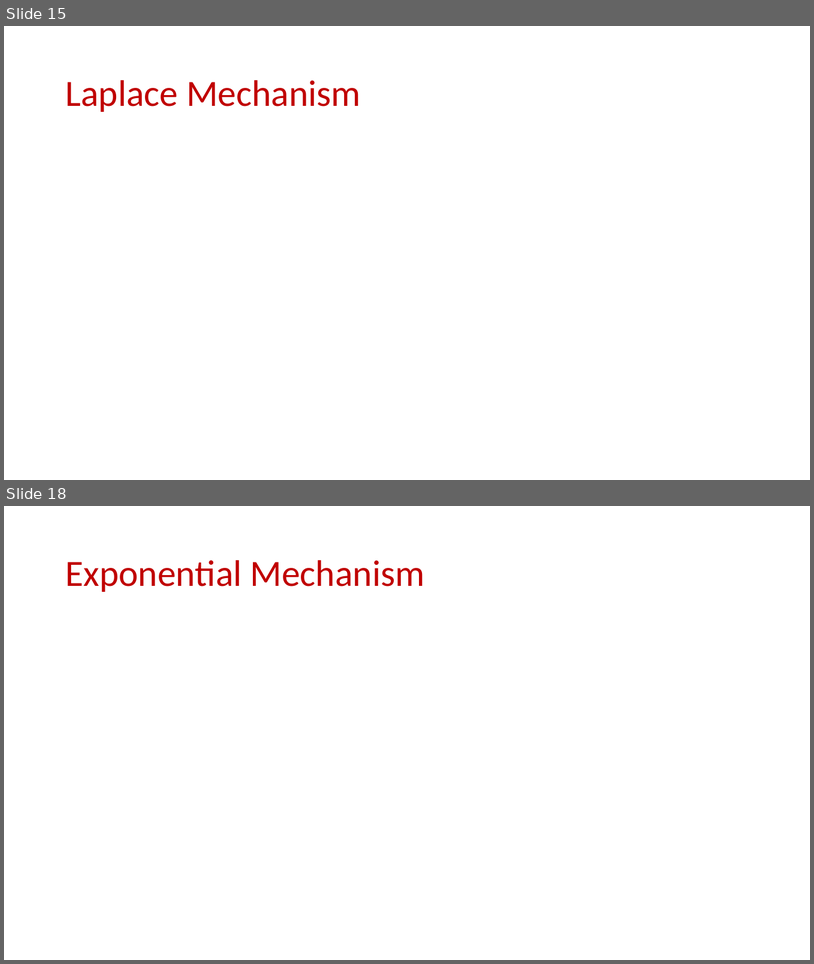
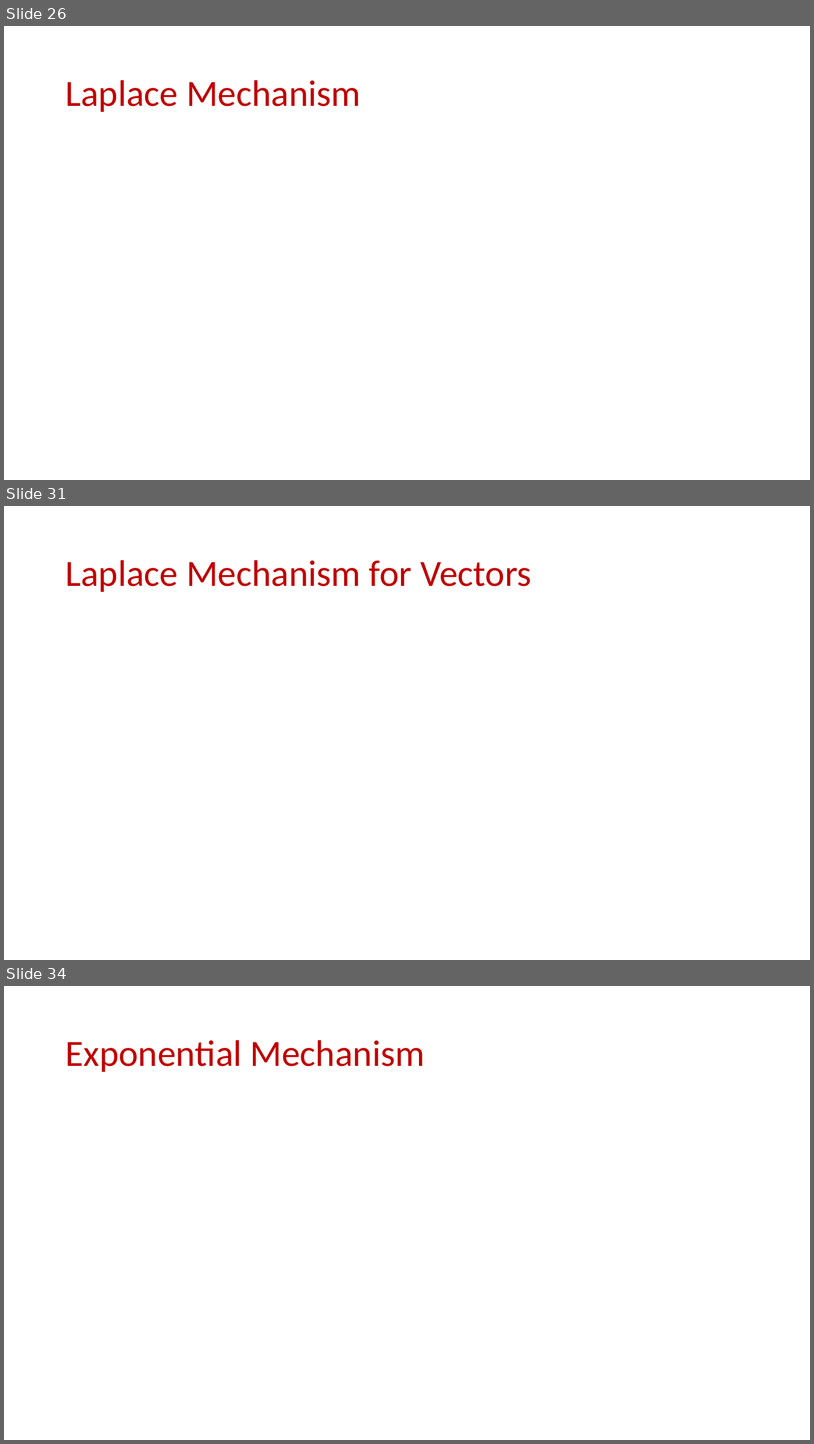
Before and after one commit to samsonzhou/samsonzhou.github.io, a slide deck: CSCE658-S24/L20.pptx. Shown one above the other, each under a label of ours: slides 15 and 18 before the commit, slides 26, 31 and 34 after it; the slides between them are not shown. The pictures are 814x964 and 814x1444 pixels, drawn with LibreOffice and Linux fonts; fonts in the diff are those of the drawing; grey boxes stand for pictures. Boxes give left, top, right and bottom in pixels: in the first picture for what was removed or moved away, otherwise in the second. Text is boxed around its words. In the diff, an @@ line names an element or a change of style, - is before the commit and + after.

```diff
--- a/CSCE658-S24/L20.pptx
+++ b/CSCE658-S24/L20.pptx
@@ slide 31 added at box(4, 506, 810, 960), background #FFFFFF @@
@@ title added at box(65, 560, 532, 592), 44 pt, text #C00000 @@
+Laplace Mechanism for Vectors
@@ what was slide 15 is now slide 26 @@
@@ what was slide 18 is now slide 34 @@
```
Also in this commit, not shown: 2 slides changed, 19 other slides added.
